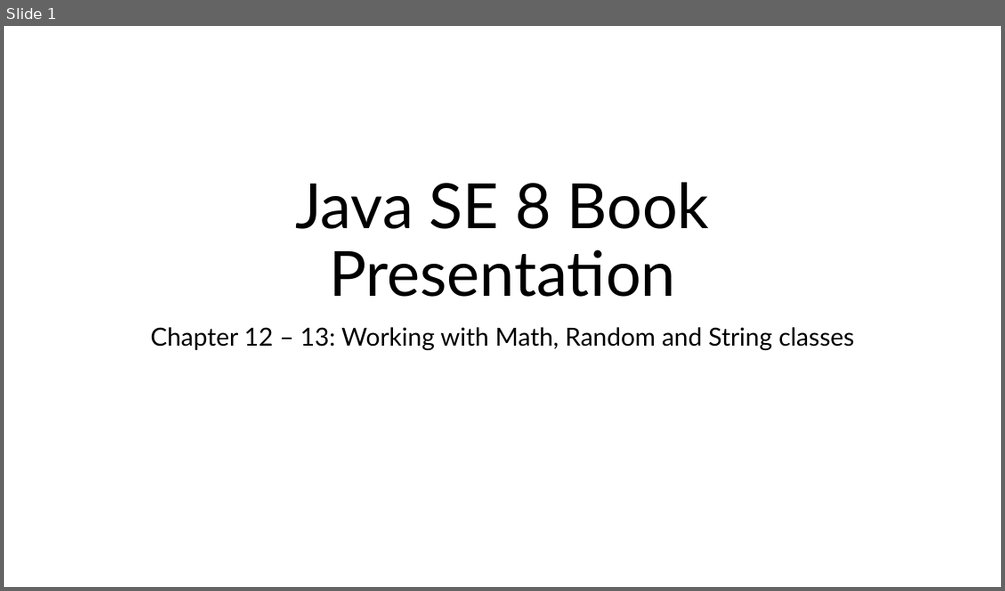
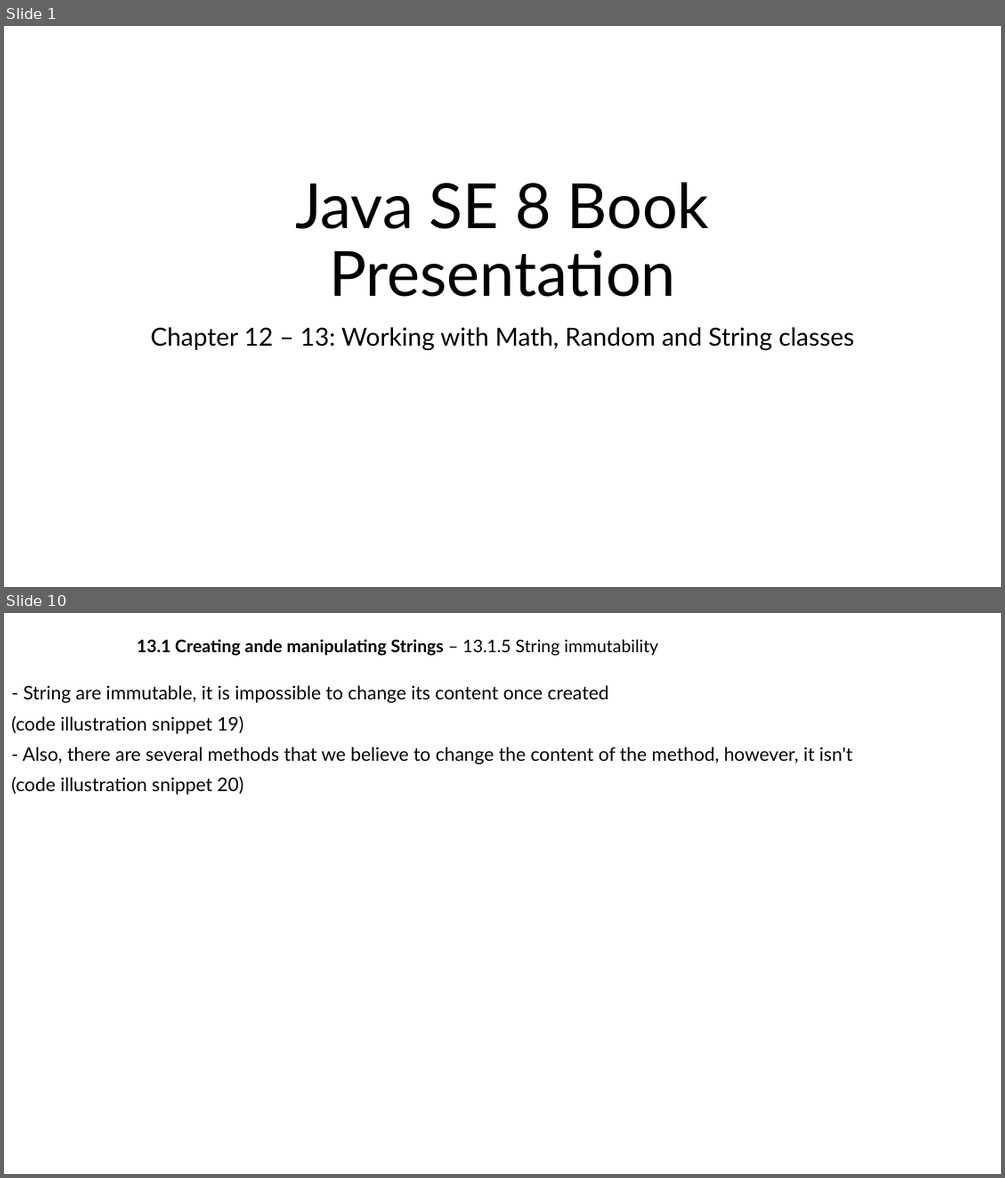
Before and after one commit to MaiDinhVinh/CS-Java, a slide deck: Java SE 8 Teaching Material/Chapter 12 + 13 - Working with Math, Random and String classes/Chapter 12 + 13 - Working with Math, Random and String classes.pptx. Shown one above the other, each under a label of ours: slide 1 before the commit, slides 1 and 10 after it; the slides between them are not shown. The pictures are 1005x591 and 1005x1178 pixels, drawn with LibreOffice and Linux fonts; fonts in the diff are those of the drawing. Boxes give left, top, right and bottom in pixels: in the first picture for what was removed or moved away, otherwise in the second. Text is boxed around its words. In the diff, an @@ line names an element or a change of style, - is before the commit and + after.

```diff
--- a/Java SE 8 Teaching Material/Chapter 12 + 13 - Working with Math, Random and String classes/Chapter 12 + 13 - Working with Math, Random and String classes.pptx
+++ b/Java SE 8 Teaching Material/Chapter 12 + 13 - Working with Math, Random and String classes/Chapter 12 + 13 - Working with Math, Random and String classes.pptx
@@ slide 10 added at <box>4,613,1001,1174</box>, background #FFFFFF @@
@@ subtitle added at <box>137,639,658,656</box>, 16.6 pt, text #000000, bold @@
+13.1 Creating ande manipulating Strings – 13.1.5 String immutability
@@ text added at <box>11,685,852,795</box>, 18 pt, text #000000 @@
+- String are immutable, it is impossible to change its content once created
+(code illustration snippet 19)
+- Also, there are several methods that we believe to change the content of the method, however, it isn't
+(code illustration snippet 20)
```
Also in this commit, not shown: 1 slide changed, 13 other slides added.
